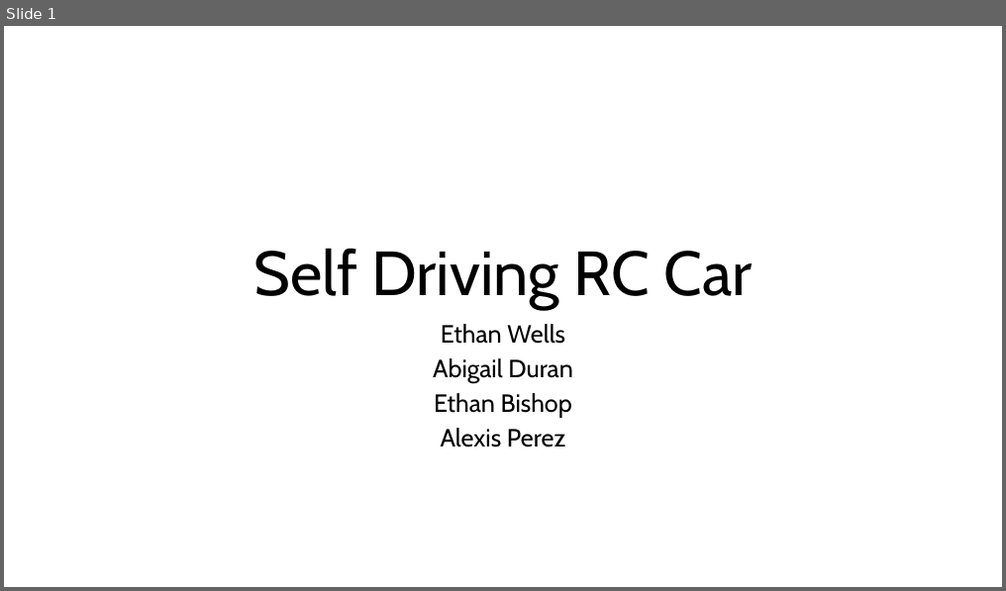
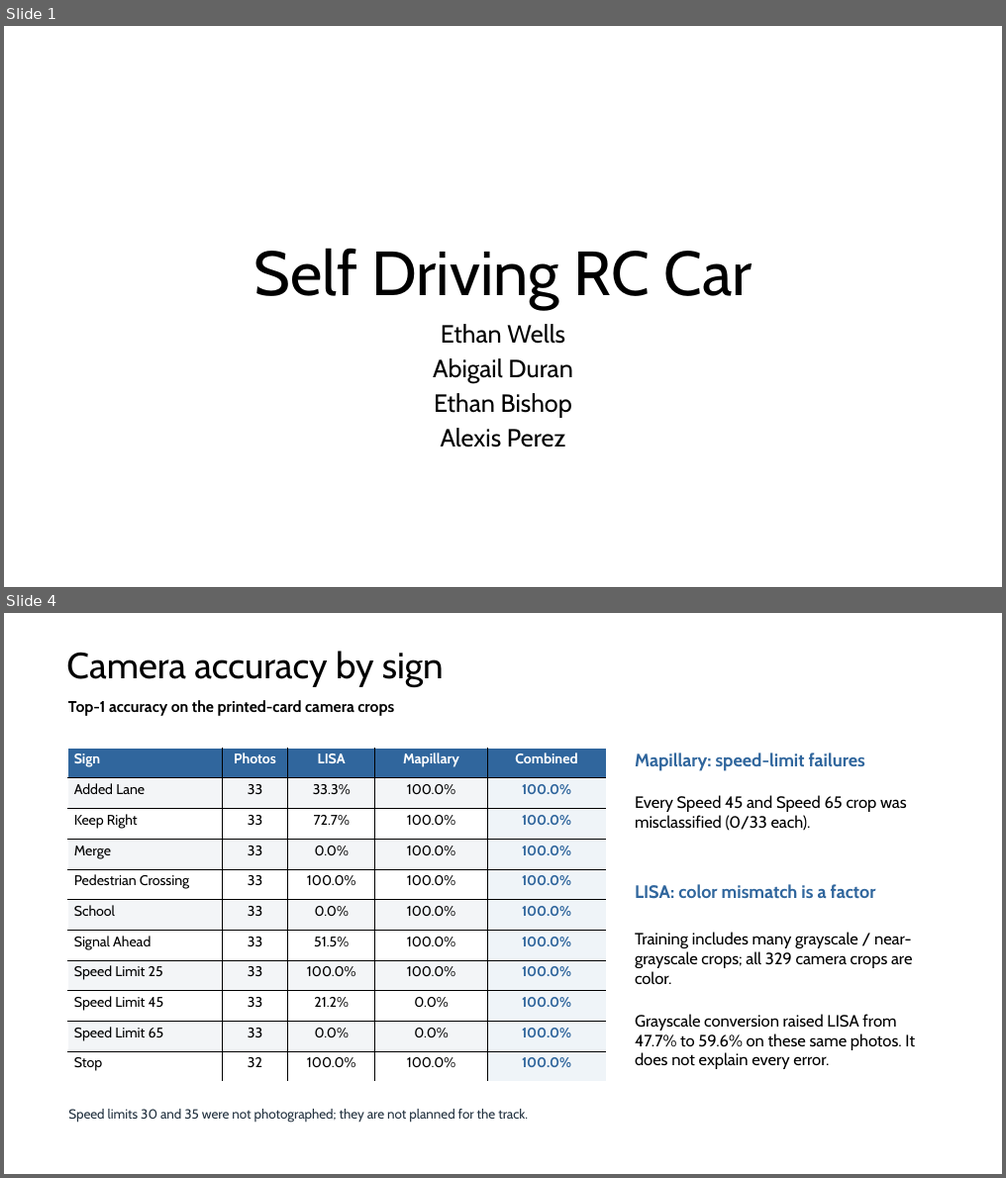
Before and after one commit to EthanWellsSr/BuggyBot, a slide deck: Weekly Reports/Self-Driving-RC-Car.pptx. Shown one above the other, each under a label of ours: slide 1 before the commit, slides 1 and 4 after it; the slides between them are not shown. The pictures are 1006x591 and 1006x1178 pixels, drawn with LibreOffice and Linux fonts; fonts in the diff are those of the drawing. Boxes give left, top, right and bottom in pixels: in the first picture for what was removed or moved away, otherwise in the second. Text is boxed around its words. In the diff, an @@ line names an element or a change of style, - is before the commit and + after.

```diff
--- a/Weekly Reports/Self-Driving-RC-Car.pptx
+++ b/Weekly Reports/Self-Driving-RC-Car.pptx
@@ slide 4 added at <box>4,613,1002,1174</box>, background #FFFFFF @@
@@ text added at <box>66,651,444,688</box>, 35 pt, text #000000 @@
+Camera accuracy by sign
@@ text added at <box>68,700,394,716</box>, 15 pt, text #000000, bold @@
+Top-1 accuracy on the printed-card camera crops
@@ table added at <box>67,748,606,1082</box>, 11 rows, 5 columns @@
+Sign | Photos | LISA | Mapillary | Combined
+Added Lane | 33 | 33.3% | 100.0% | 100.0%
+Keep Right | 33 | 72.7% | 100.0% | 100.0%
+Merge | 33 | 0.0% | 100.0% | 100.0%
+Pedestrian Crossing | 33 | 100.0% | 100.0% | 100.0%
+School | 33 | 0.0% | 100.0% | 100.0%
+Signal Ahead | 33 | 51.5% | 100.0% | 100.0%
+Speed Limit 25 | 33 | 100.0% | 100.0% | 100.0%
+Speed Limit 45 | 33 | 21.2% | 0.0% | 100.0%
+Speed Limit 65 | 33 | 0.0% | 0.0% | 100.0%
+Stop | 32 | 100.0% | 100.0% | 100.0%
@@ text added at <box>635,753,865,771</box>, 17.2 pt, text #30669D, bold @@
+Mapillary: speed-limit failures
@@ text added at <box>635,795,907,831</box>, 15.8 pt, text #000000 @@
+Every Speed 45 and Speed 65 crop was misclassified (0/33 each).
@@ text added at <box>635,884,876,899</box>, 17.2 pt, text #30669D, bold @@
+LISA: color mismatch is a factor
@@ text added at <box>635,932,912,984</box>, 15.8 pt, text #000000 @@
+Training includes many grayscale / near-grayscale crops; all 329 camera crops are color.
@@ text added at <box>635,1014,915,1069</box>, 15.8 pt, text #000000 @@
+Grayscale conversion raised LISA from 47.7% to 59.6% on these same photos. It does not explain every error.
@@ text added at <box>68,1109,528,1122</box>, 12.8 pt, text #22313F @@
+Speed limits 30 and 35 were not photographed; they are not planned for the track.
```
Also in this commit, not shown: 4 slides changed, 7 other slides added, 9 slides removed.
